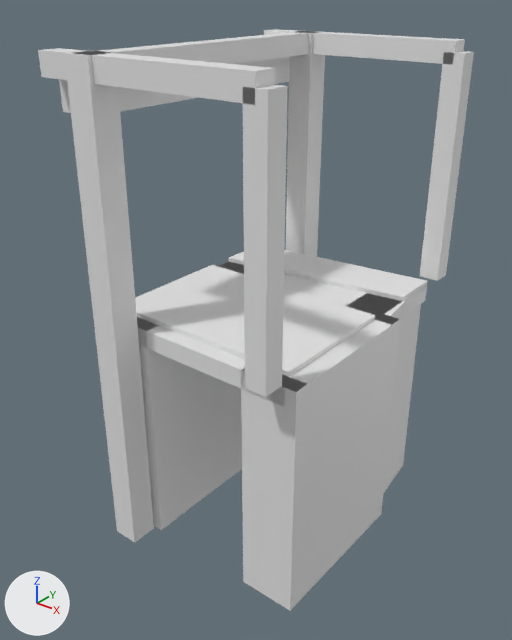
Before and after pictures for a commit that changed the glTF model models/helmond/helmond-brug-cad1265c/helmond-brug-cad1265c.glb.
Rendered twice from a 50 mm lens placed at (16.9, -22.8, 13.2), pointed at (-0.7, -0.8, -0.5). Arrows for +X, +Y and +Z are at lower left; the lights stay in place. The first picture is the older version. Vertices at exactly the same position are counted once.

Names of what the first picture shows: 'building:balans', 'building:balans 2', 'building:contragewicht', 'building:hamei', 'building:hamei 2', 'building:hangstang', 'building:hangstang 2', 'building:portaal', 'road:dek', 'road:fietspad', 'road:landhoofd (aangenomen)', 'road:landhoofd (aangenomen) 2', 'road:rijbaan lokale weg'.
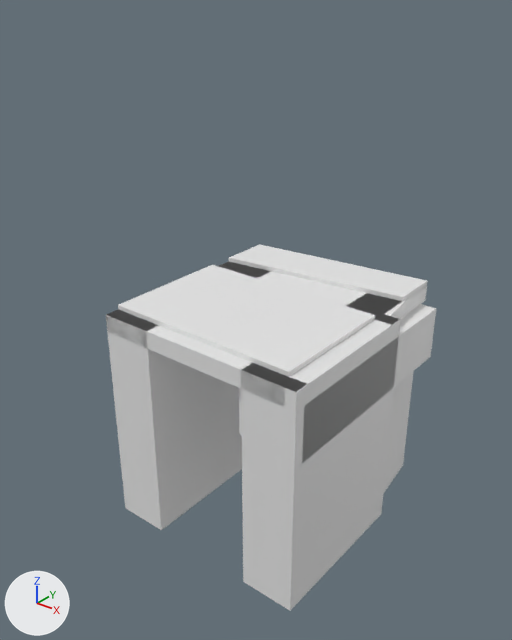
Changed parts and their boxes (x1, y1, x2, y2) in the pictures (512 x 640 px):
'building:hamei 2', deleted
    before: (64, 51, 154, 543)
'building:hangstang 2', deleted
    before: (243, 85, 288, 397)
'building:contragewicht', moved, rescaled
    before: (59, 57, 289, 113)
    after: (239, 304, 436, 462)
'building:balans 2', deleted
    before: (38, 48, 275, 105)
'building:hamei', deleted
    before: (286, 31, 325, 257)
'building:hangstang', deleted
    before: (420, 51, 474, 281)
'building:portaal', deleted
    before: (88, 32, 314, 64)
'building:balans', deleted
    before: (264, 29, 465, 64)

What the commit changed:
me_contragewicht is used by ob_building_contragewicht; location (0.0, 0.0, 0.0).
me_contragewicht had 8 vertices, 12 faces and spanned x -5.69..-4.04, y -6.11..6.11, z 8.64..10.39.
me_contragewicht now has 8 vertices, 12 faces and spans x 1.94..4.94, y -5.21..5.21, z -2.95..-0.45.
me_contragewicht part 1: the whole mesh is scaled about its middle by (1.82, 0.853, 1.43), then moved by (8.31, 0.0, -11.21).
Object 'building:hamei' (ob_building_hamei) is deleted.
Object 'building:hamei 2' (ob_building_hamei_2) is deleted.
Object 'building:portaal' (ob_building_portaal) is deleted.
Object 'building:balans' (ob_building_balans) is deleted.
Object 'building:hangstang' (ob_building_hangstang) is deleted.
Object 'building:balans 2' (ob_building_balans_2) is deleted.
Object 'building:hangstang 2' (ob_building_hangstang_2) is deleted.
